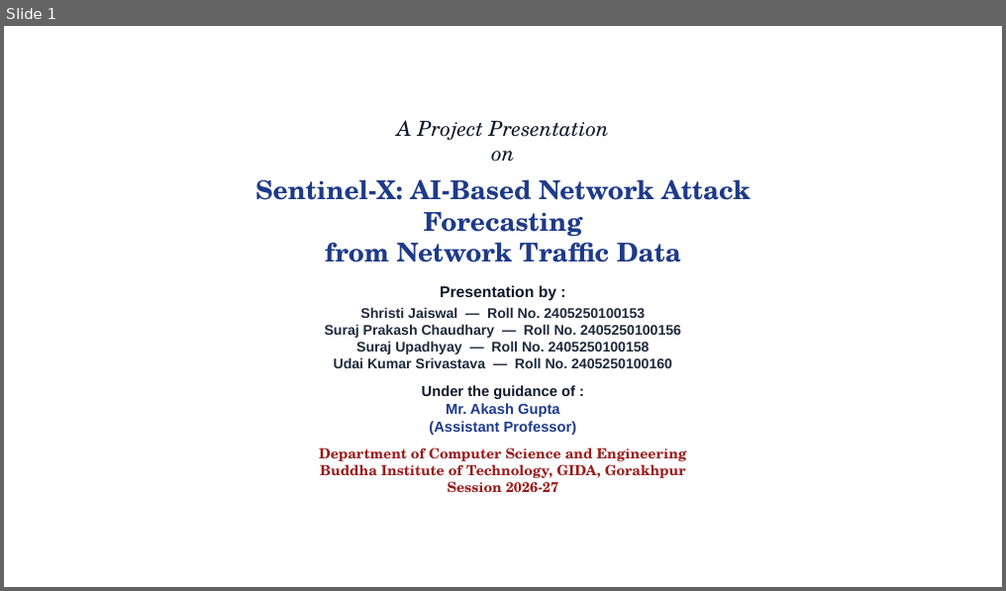
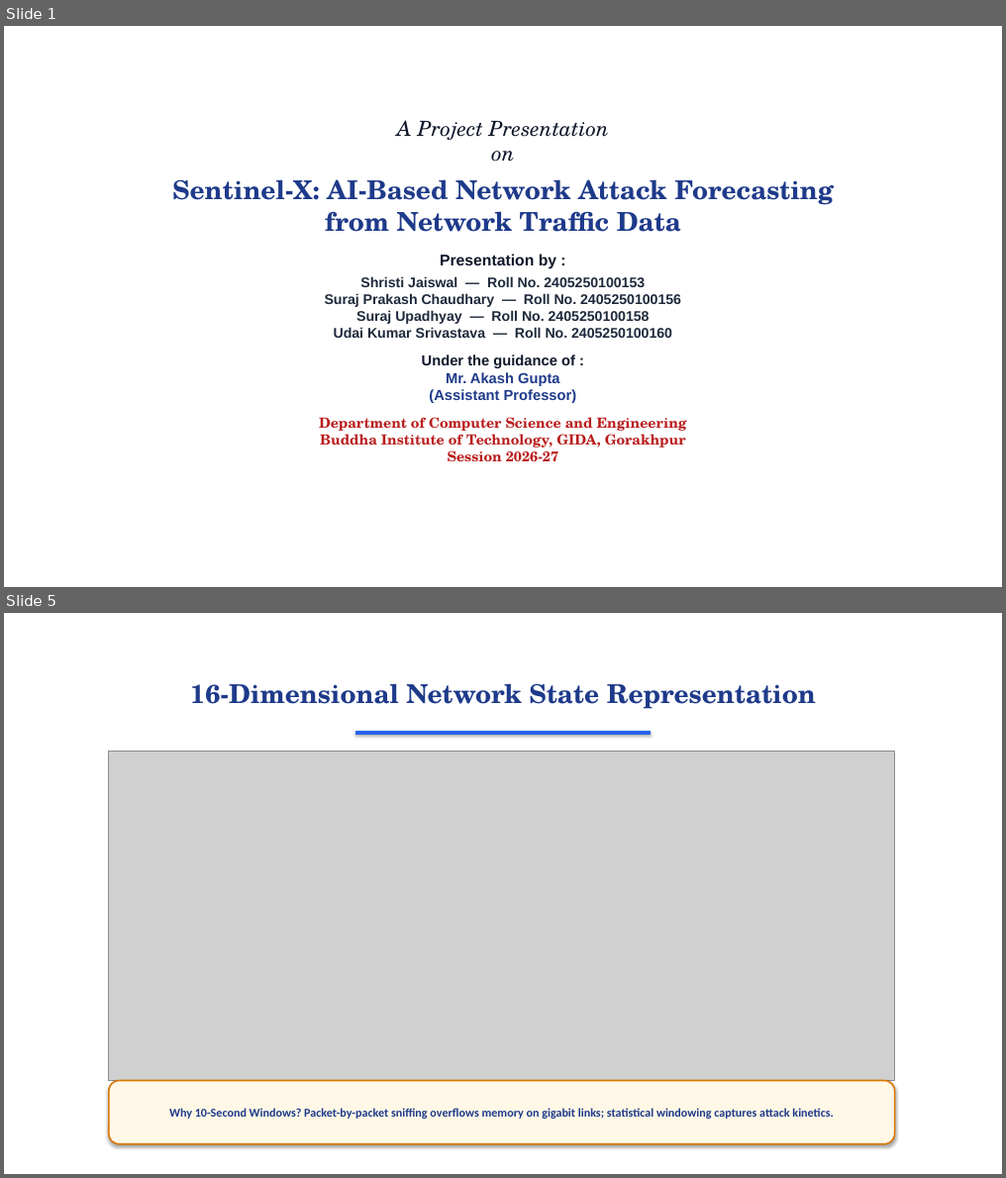
Before and after one commit to surajbuilds53/sentinel-x, a slide deck: Sentinel-X_Presentation.pptx. Shown one above the other, each under a label of ours: slide 1 before the commit, slides 1 and 5 after it; the slides between them are not shown. The pictures are 1006x591 and 1006x1178 pixels, drawn with LibreOffice and Linux fonts; fonts in the diff are those of the drawing; grey boxes stand for pictures; background and template pictures are left out. Boxes give left, top, right and bottom in pixels: in the first picture for what was removed or moved away, otherwise in the second. Text is boxed around its words. In the diff, an @@ line names an element or a change of style, - is before the commit and + after.

```diff
--- a/Sentinel-X_Presentation.pptx
+++ b/Sentinel-X_Presentation.pptx
@@ slide 5 added at <box>4,613,1002,1174</box>, background picture (left out) @@
@@ text added at <box>190,683,816,709</box>, 25 pt, text #1E3A8A, bold @@
+16-Dimensional Network State Representation
@@ rectangle added at <box>355,731,650,735</box>, fill #2563EB, outline #2563EB 0.75 pt @@
@@ picture added at <box>109,752,895,1081</box> @@
@@ rounded rectangle added at <box>109,1081,895,1145</box>, fill #FFF8E7, outline #D97706 1.5 pt, 11.5 pt, text #1E3A8A, bold @@
+Why 10-Second Windows? Packet-by-packet sniffing overflows memory on gigabit links; statistical windowing captures attack kinetics.
@@ slide 1 changed as well @@
@@ text "A Project Presentation on": place and size @@
-text "A Project Presentation on" at <box>255,120,750,492</box>
+text "A Project Presentation on" at <box>172,120,834,462</box>
@@ text at <box>319,417,687,462</box>: text colour #991B1B to #B91C1C in "Department of Computer Science and Engineering Buddha ..." @@
```
Also in this commit, not shown: 1 other slide changed, 11 other slides added, 16 slides removed, 11 other files.
